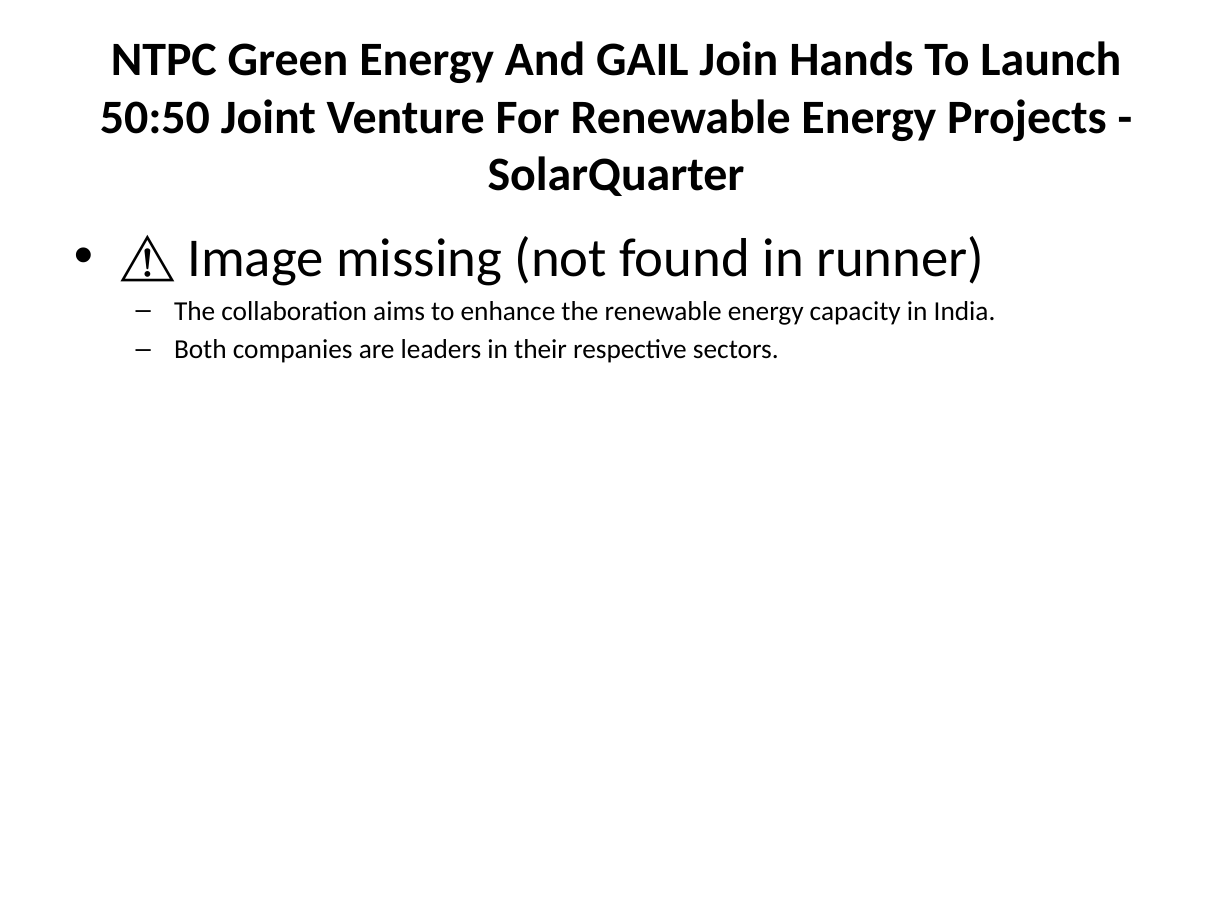
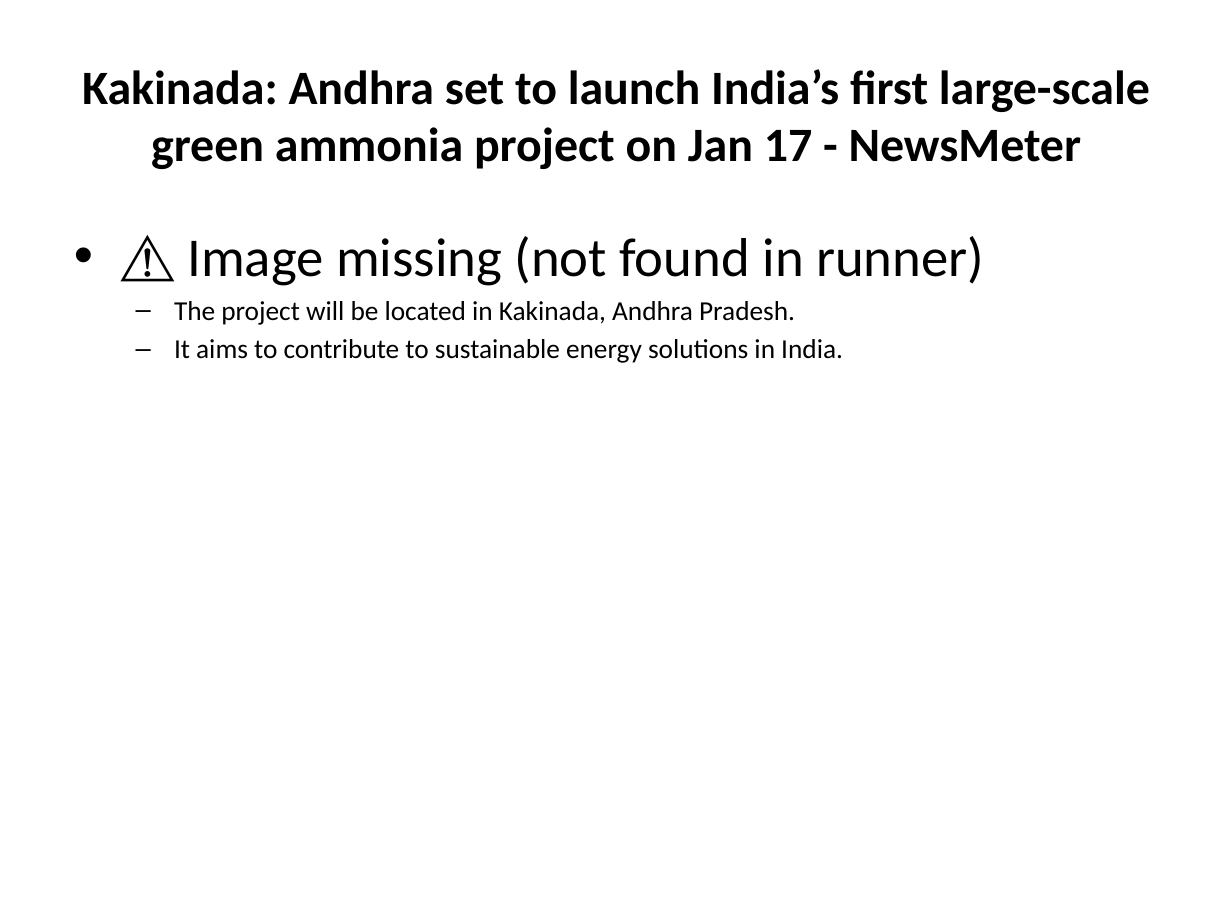
Before and after one commit to gauravsiemens1988/Linkedin-AI-Agent_Personal, a slide deck: slide 2 of drafts/linkedin_carousel.pptx. Drawn at 1232x924 pixels with LibreOffice and Linux fonts; fonts in the diff are those of the drawing. Boxes give left, top, right and bottom in pixels: in the first picture for what was removed or moved away, otherwise in the second. Text is boxed around its words. In the diff, an @@ line names an element or a change of style, - is before the commit and + after.

```diff
--- a/drafts/linkedin_carousel.pptx
+++ b/drafts/linkedin_carousel.pptx
@@ title at <box>82,69,1150,169</box>: text changed @@
-NTPC Green Energy And GAIL Join Hands To Launch 50:50 Joint Venture For Renewable Energy Projects - SolarQuarter
+Kakinada: Andhra set to launch India’s first large-scale green ammonia project on Jan 17 - NewsMeter
@@ text at <box>174,301,843,363</box>: text changed @@
-  – The collaboration aims to enhance the renewable energy capacity in India.
-  – Both companies are leaders in their respective sectors.
+  – The project will be located in Kakinada, Andhra Pradesh.
+  – It aims to contribute to sustainable energy solutions in India.
```
Also in this commit, not shown: 5 other slides changed, 1 other file.
